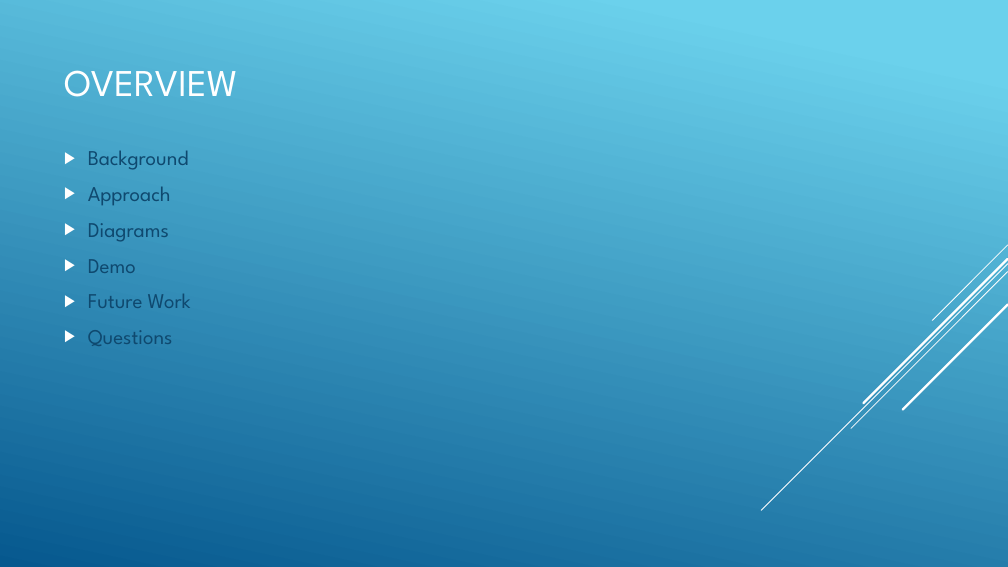
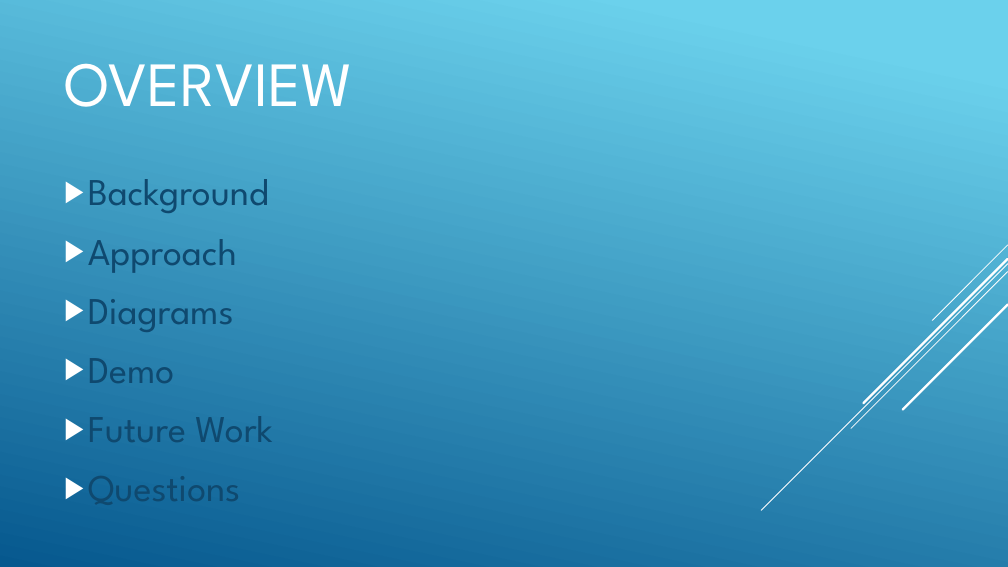
Before and after one commit to lucianfreeze/CSCI352-Project-Freeze-Whitson, a slide deck: slide 2 of 352 project presentation.pptx. Drawn at 1008x567 pixels with LibreOffice and Linux fonts; fonts in the diff are those of the drawing. Boxes give left, top, right and bottom in pixels: in the first picture for what was removed or moved away, otherwise in the second. Text is boxed around its words. In the diff, an @@ line names an element or a change of style, - is before the commit and + after.

```diff
--- a/352 project presentation.pptx
+++ b/352 project presentation.pptx
@@ title "OVERVIEW" at (64, 63, 353, 107): size 36 to 60 pt @@
@@ text "Background" at (88, 179, 272, 442): size 20 to 36 pt; more space between paragraphs @@
```
Also in this commit, not shown: 6 other slides changed, 1 slide added, 1 slide removed, 14 other files.
